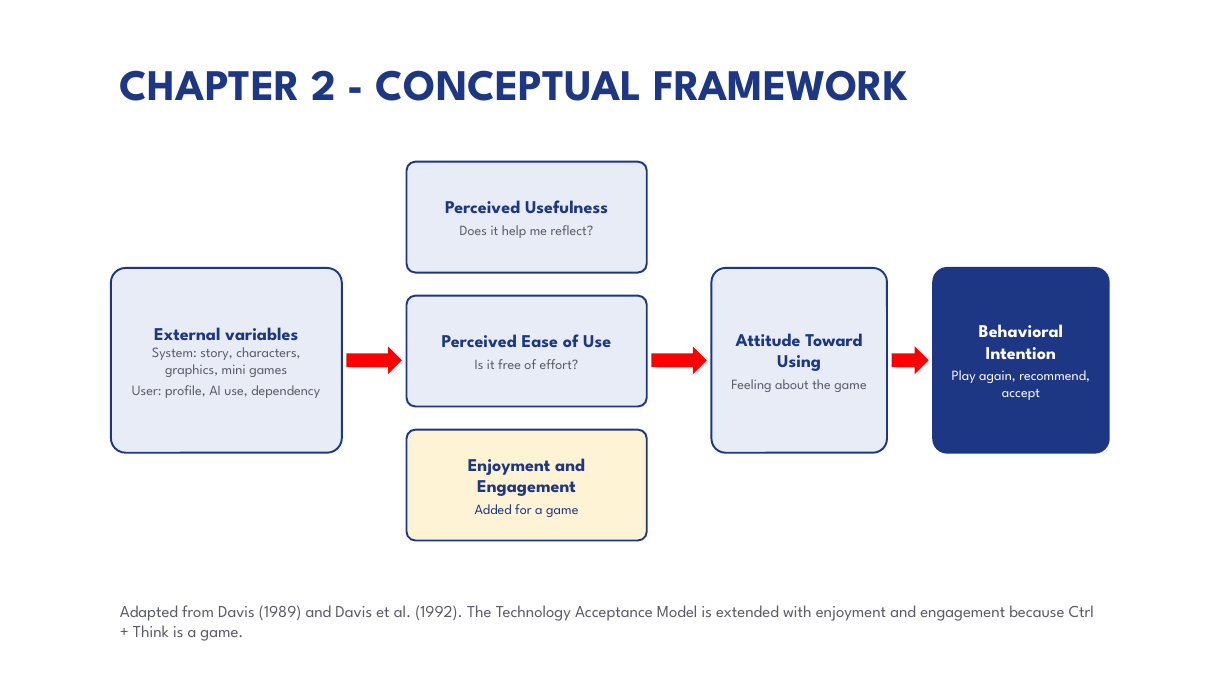
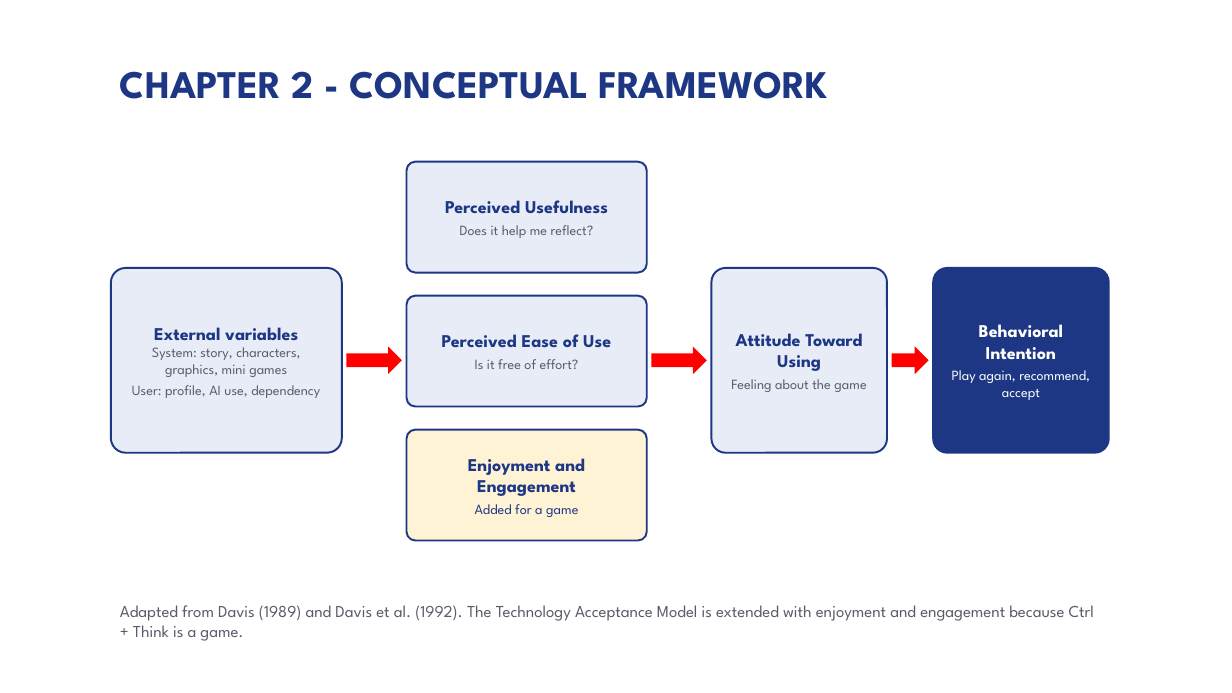
Before and after one commit to Drei550/my_project, a slide deck: slide 4 of slides/Ctrl_Think_Defense_LSPU_2_updated.pptx. Drawn at 1232x693 pixels with LibreOffice and Linux fonts; fonts in the diff are those of the drawing; background and template pictures are left out. Boxes give left, top, right and bottom in pixels: in the first picture for what was removed or moved away, otherwise in the second. Text is boxed around its words. In the diff, an @@ line names an element or a change of style, - is before the commit and + after.

```diff
--- a/slides/Ctrl_Think_Defense_LSPU_2_updated.pptx
+++ b/slides/Ctrl_Think_Defense_LSPU_2_updated.pptx
@@ text "CHAPTER 2 - CONCEPTUAL FRAMEWORK" at (x1=120, y1=71, x2=828, y2=99): size 34 to 30.5 pt @@
```
Also in this commit, not shown: 3 other slides changed, 1 other file.
